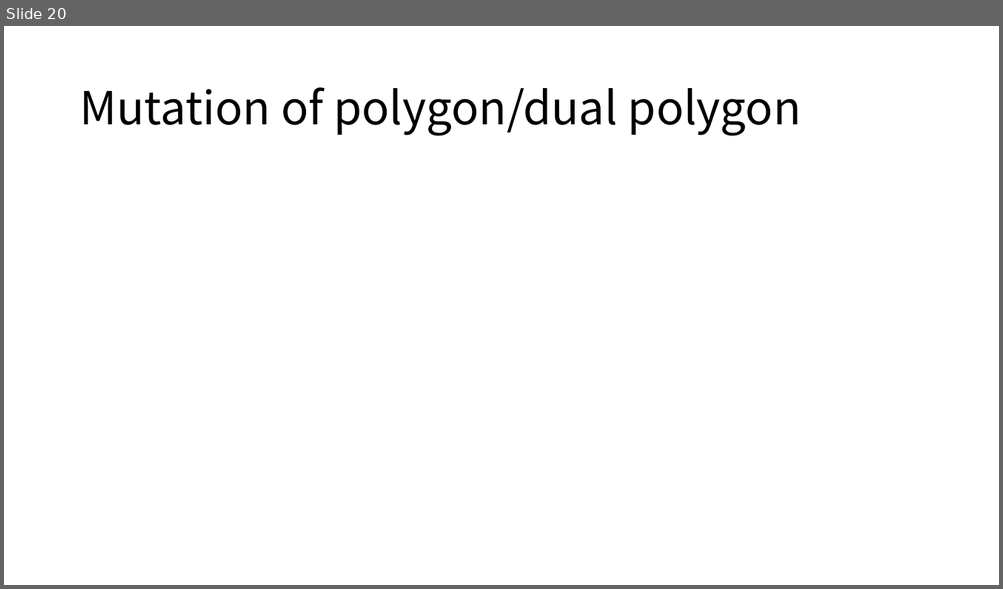
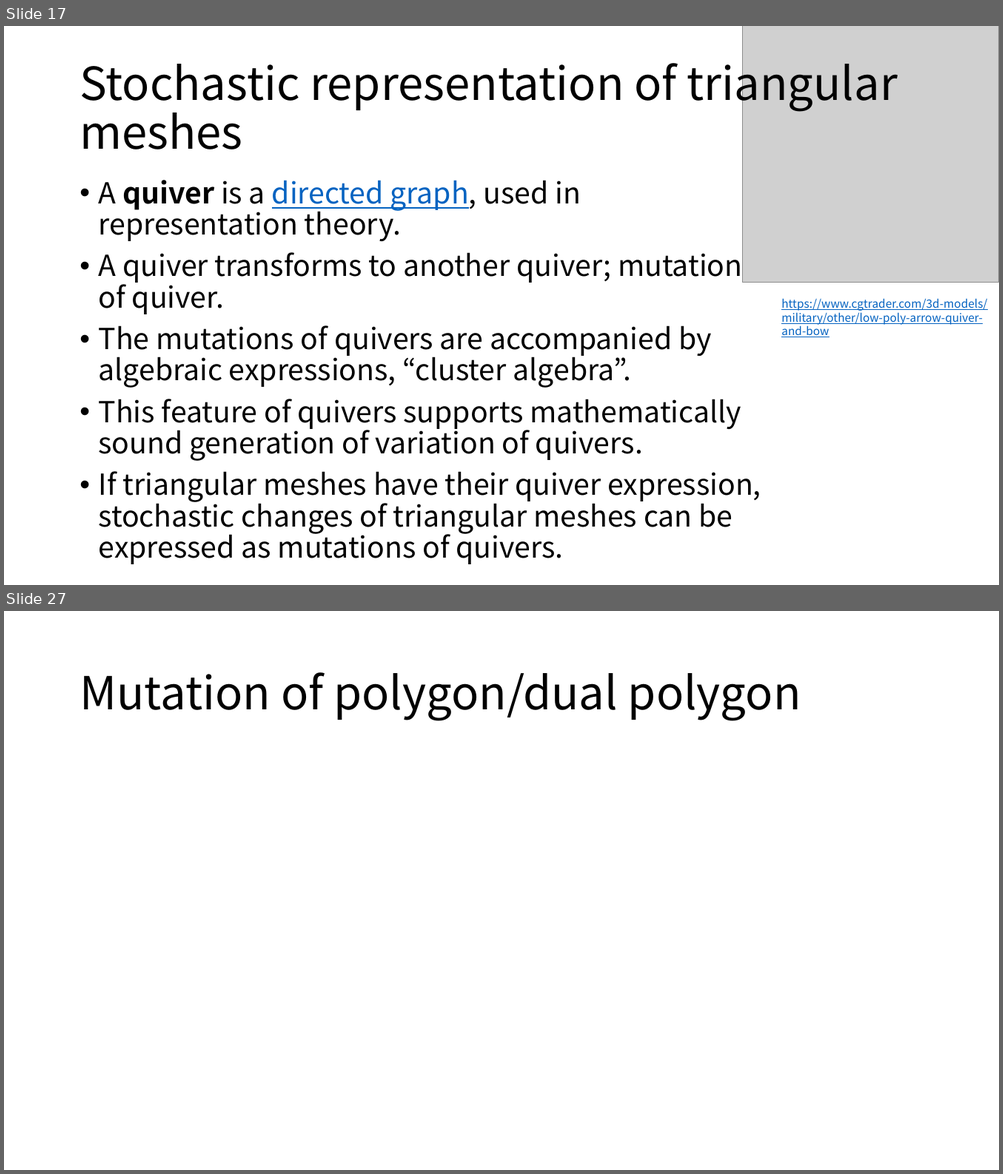
Before and after one commit to ryamada22/atom, a slide deck: Lectures2019/MutationOfTriangularMesh.pptx. Shown one above the other, each under a label of ours: slide 20 before the commit, slides 17 and 27 after it; the slides between them are not shown. The pictures are 1003x589 and 1003x1174 pixels, drawn with LibreOffice and Linux fonts; fonts in the diff are those of the drawing; grey boxes stand for pictures. Boxes give left, top, right and bottom in pixels: in the first picture for what was removed or moved away, otherwise in the second. Text is boxed around its words. In the diff, an @@ line names an element or a change of style, - is before the commit and + after.

Commit message:
quiver

```diff
--- a/Lectures2019/MutationOfTriangularMesh.pptx
+++ b/Lectures2019/MutationOfTriangularMesh.pptx
@@ slide 17 added at (x1=4, y1=26, x2=999, y2=585), background #FFFFFF @@
@@ picture added at (x1=743, y1=26, x2=999, y2=283) @@
@@ title added at (x1=79, y1=53, x2=897, y2=150), 44 pt, text #000000 @@
+Stochastic representation of triangular meshes
@@ text added at (x1=99, y1=180, x2=761, y2=565), 28 pt, text #000000 @@
+• A quiver is a directed graph, used in representation theory.
+• A quiver transforms to another quiver; mutation of quiver.
+• The mutations of quivers are accompanied by algebraic expressions, “cluster algebra”.
+• This feature of quivers supports mathematically sound generation of variation of quivers.
+• If triangular meshes have their quiver expression, stochastic changes of triangular meshes can be expressed as mutations of quivers.
@@ text added at (x1=781, y1=298, x2=987, y2=338), 11 pt, text #0563C1, underline @@
+https://www.cgtrader.com/3d-models/military/other/low-poly-arrow-quiver-and-bow
@@ what was slide 20 is now slide 27 @@
```
Also in this commit, not shown: 9 slides changed, 19 other slides added, 9 slides removed.
